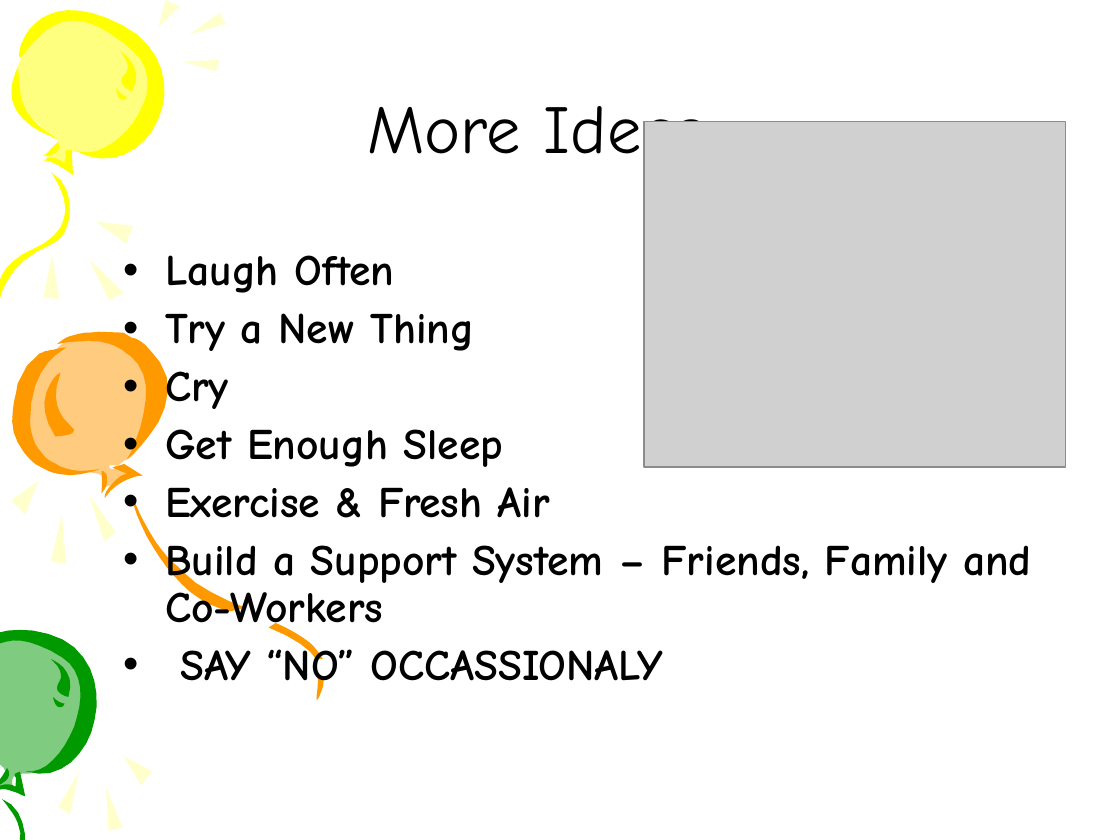
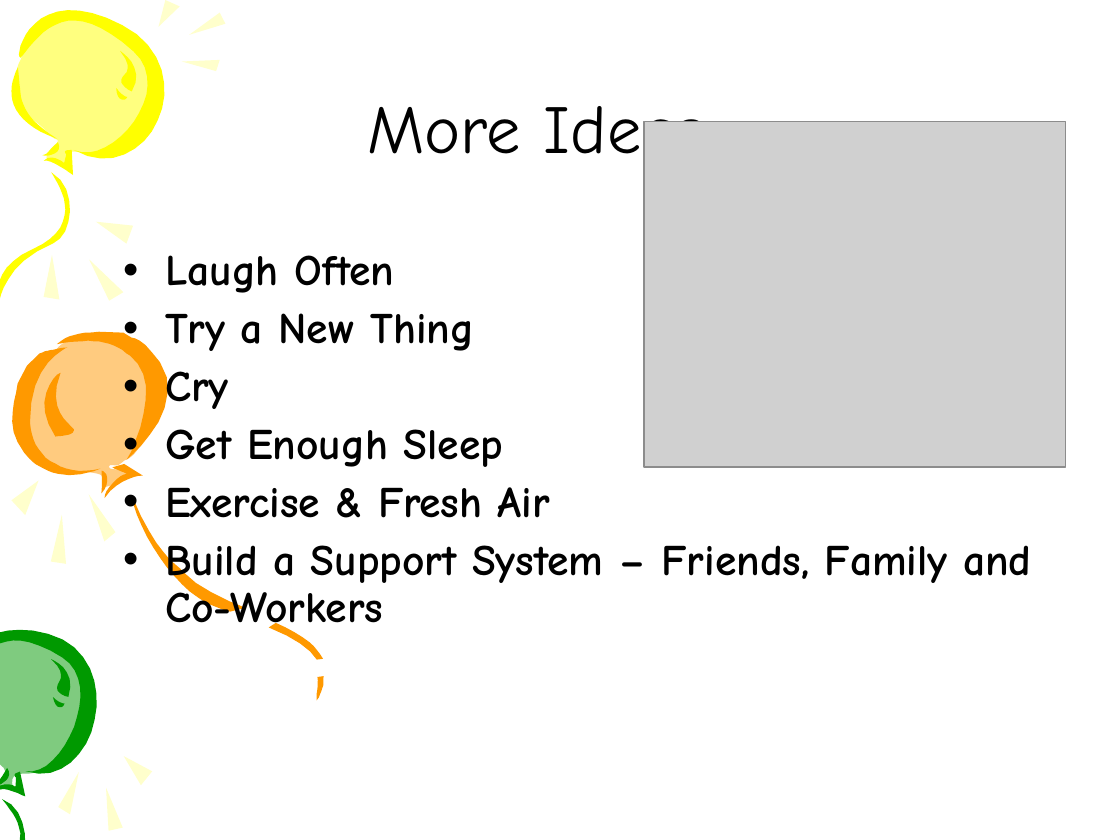
Before and after one commit to sangeethaN/springg, a slide deck: slide 12 of Keeping all your balloons in the air ksac2009.ppt (slide 15 before the commit). Drawn at 1120x840 pixels with LibreOffice and Linux fonts; fonts in the diff are those of the drawing; grey boxes stand for pictures. Boxes give left, top, right and bottom in pixels: in the first picture for what was removed or moved away, otherwise in the second. Text is boxed around its words. In the diff, an @@ line names an element or a change of style, - is before the commit and + after.

```diff
--- a/Keeping all your balloons in the air ksac2009.ppt
+++ b/Keeping all your balloons in the air ksac2009.ppt
@@ freeform shape at (266,620,328,661): outline redrawn @@
@@ text at (181,642,662,695): paragraph removed @@
-• SAY “NO” OCCASSIONALY
@@ freeform shape at (307,674,329,701): outline redrawn @@
```
Also in this commit, not shown: 13 other slides changed, 1 slide added, 5 slides removed.
